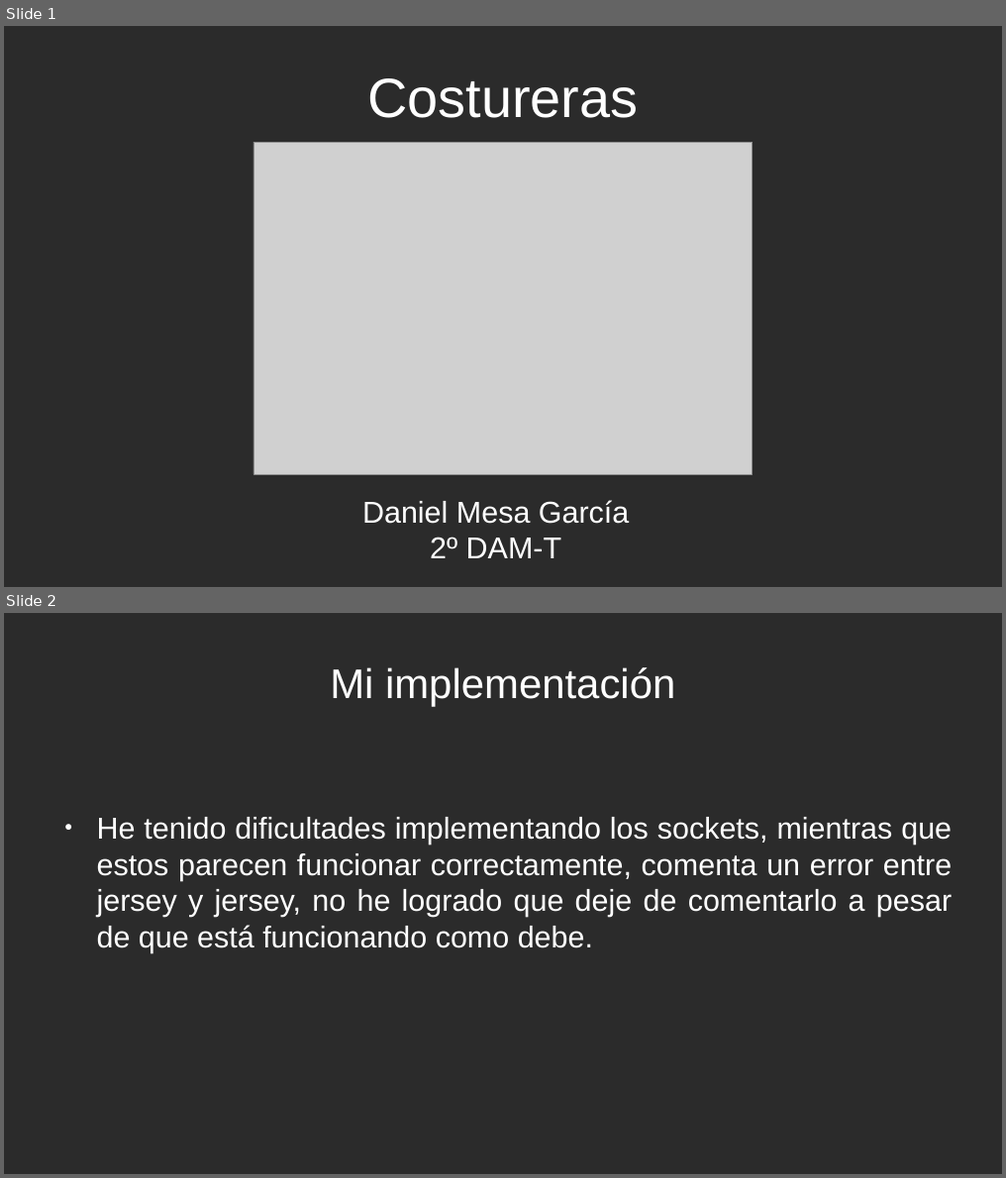
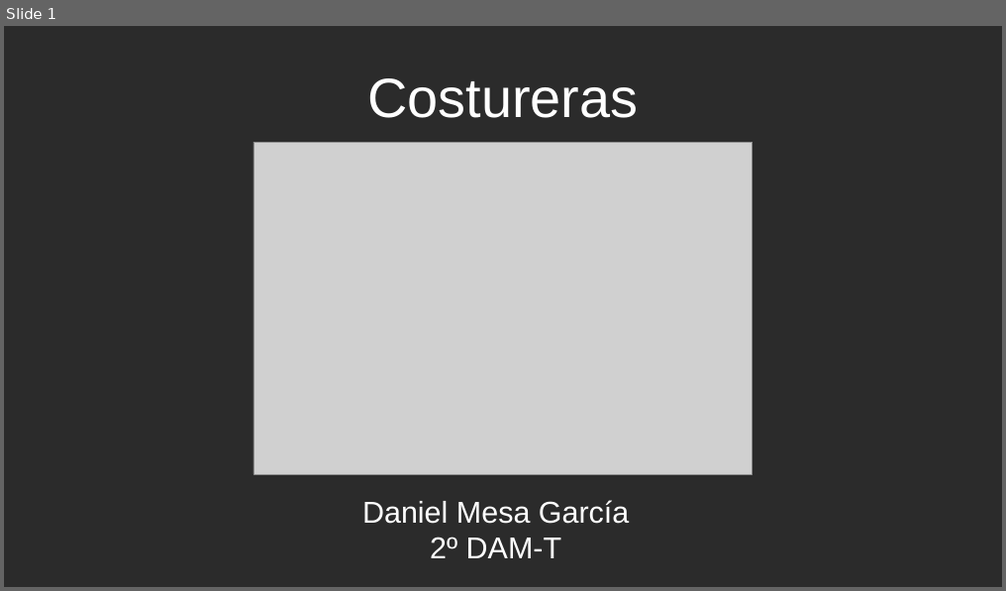
Before and after one commit to DanielMesaGarcia/Costureras, a slide deck: Entrega.odp. Shown one above the other, each under a label of ours: slides 1 and 2 before the commit, slide 1 after it. The pictures are 1006x1178 and 1006x591 pixels, drawn with LibreOffice and Linux fonts; fonts in the diff are those of the drawing; grey boxes stand for pictures; background and template pictures are left out; a plain dark background stands for a picture behind light text. Boxes give left, top, right and bottom in pixels: in the first picture for what was removed or moved away, otherwise in the second. Text is boxed around its words. In the diff, an @@ line names an element or a change of style, - is before the commit and + after.

Commit message:
Me acabo de dar cuenta en clase de un error pequeño que tenia espero que no te moleste el push fuera de plazo

```diff
--- a/Entrega.odp
+++ b/Entrega.odp
@@ slide 2 removed at (4,613,1002,1174), background picture (left out) @@
@@ title removed at (330,667,675,707) @@
-Mi implementación
@@ text removed at (97,817,951,954) @@
-● He tenido dificultades implementando los sockets, mientras que estos parecen funcionar correctamente, comenta un error entre jersey y jersey, no he logrado que deje de comentarlo a pesar de que está funcionando como debe.
```
Also in this commit, not shown: 1 slide changed, 3 slides added, 1 other slide removed, 2 other files.
